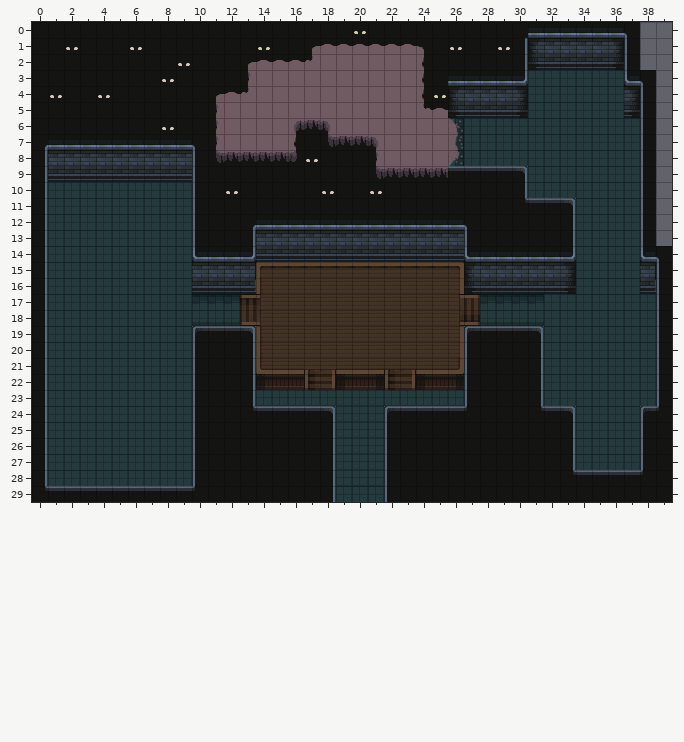
An edit to a level. Tiled map, Assets/Tiled2Unity/Level2.tmx. The picture above is the old version.
Cells are 16x16 px. Shown: x 0..39, y 0..29.
Now the later version:
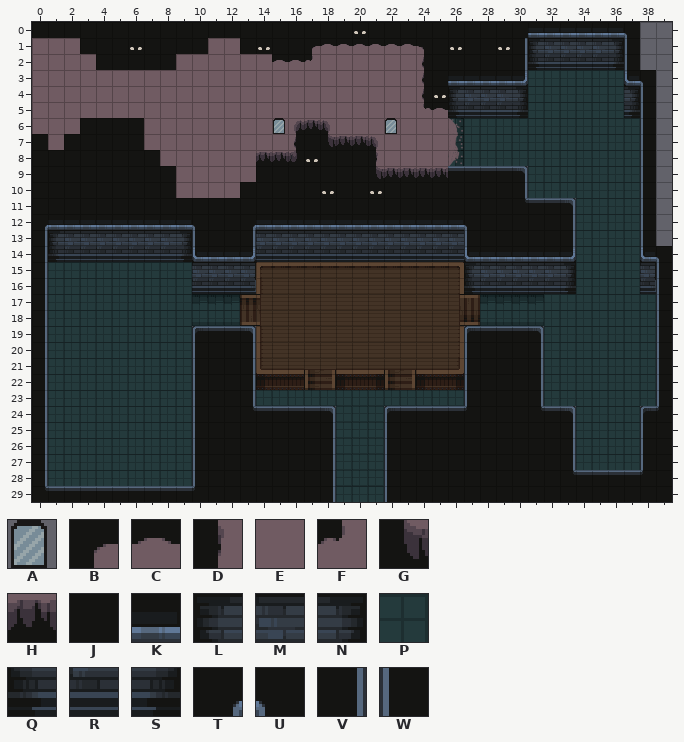
Key: from "Furniture": A 523; from "PisoDark": B 0, C 1, D 5, E 6, F 9, G 10, H 11, J 13; from "PisoYParedes": K 0, L 25, M 26, N 27, P 30, Q 50, R 51, S 52, T 103, U 104, V 128, W 129.
_ is an empty cell, # one hidden under a higher layer, . an unchanged one.
Diff:
--- layer "Vacio"
@@ x 0..10 @@
- 7 _._____....
- 8 ________...
- 9 _________..
-10 _________..
-11 ___________
+ 7 J.JJJJJ....
+ 8 JJJJJJJJ...
+ 9 JJJJJJJJJ..
+10 JJJJJJJJJ..
+11 JJJJJJJJJJJ
--- layer "Piso"
@@ x 0..14 @@
- 1 ___........__..
- 2 ____.....____BC
- 3 _____________D.
- 4 ___________BCF.
- 5 ___________D...
- 6 ___....____D...
- 7 ._.....____D...
- 8 ........___GHH.
- 9 ........._____.
-10 #PPPPPPPPP___..
-11 #PPPPPPPPP.....
-12 #PPPPPPPPP_....
-13 .PPPPPPPPP.....
-14 .PPPPPPPPP.....
+ 1 EEE........EE..
+ 2 EEEE.....EEEEEE
+ 3 EEEEEEEEEEEEEE.
+ 4 EEEEEEEEEEEEEE.
+ 5 EEEEEEEEEEEE...
+ 6 EEE....EEEEE...
+ 7 .E.....EEEEE...
+ 8 ........EEEEEE.
+ 9 .........EEEEE.
+10 _________EEEE..
+11 __________.....
+12 TKKKKKKKKKU....
+13 .LMMMMMMMN.....
+14 .QRRRRRRRS.....
--- layer "Paredes"
@@ x 0..22 @@
- 6 ..............._......_
- 7 TKKKKKKKKKU............
- 8 VMMMMMMMMMW............
- 9 VRRRRRRRRRW............
-10 V.........W............
-11 V.........W............
-12 V.........W............
+ 6 ...............A......A
+ 7 ___________............
+ 8 ___________............
+ 9 ___________............
+10 _........._............
+11 _........._............
+12 _........._............
Pixel boxes of the changes (left, top, right, bottom) in both pictures:
changed: (32, 38, 272, 262)
added: (273, 118, 285, 134)
added: (385, 118, 397, 134)
